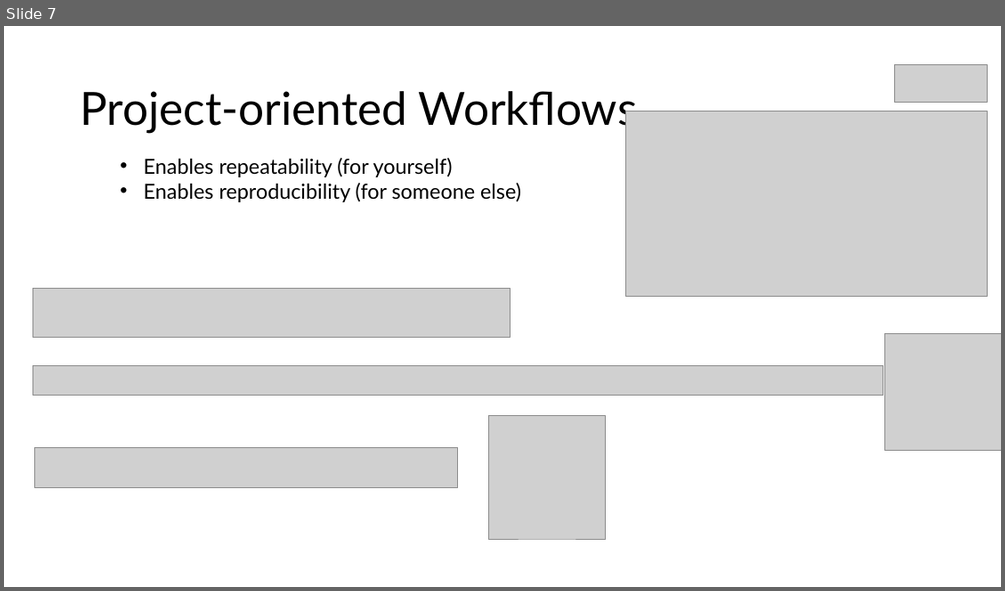
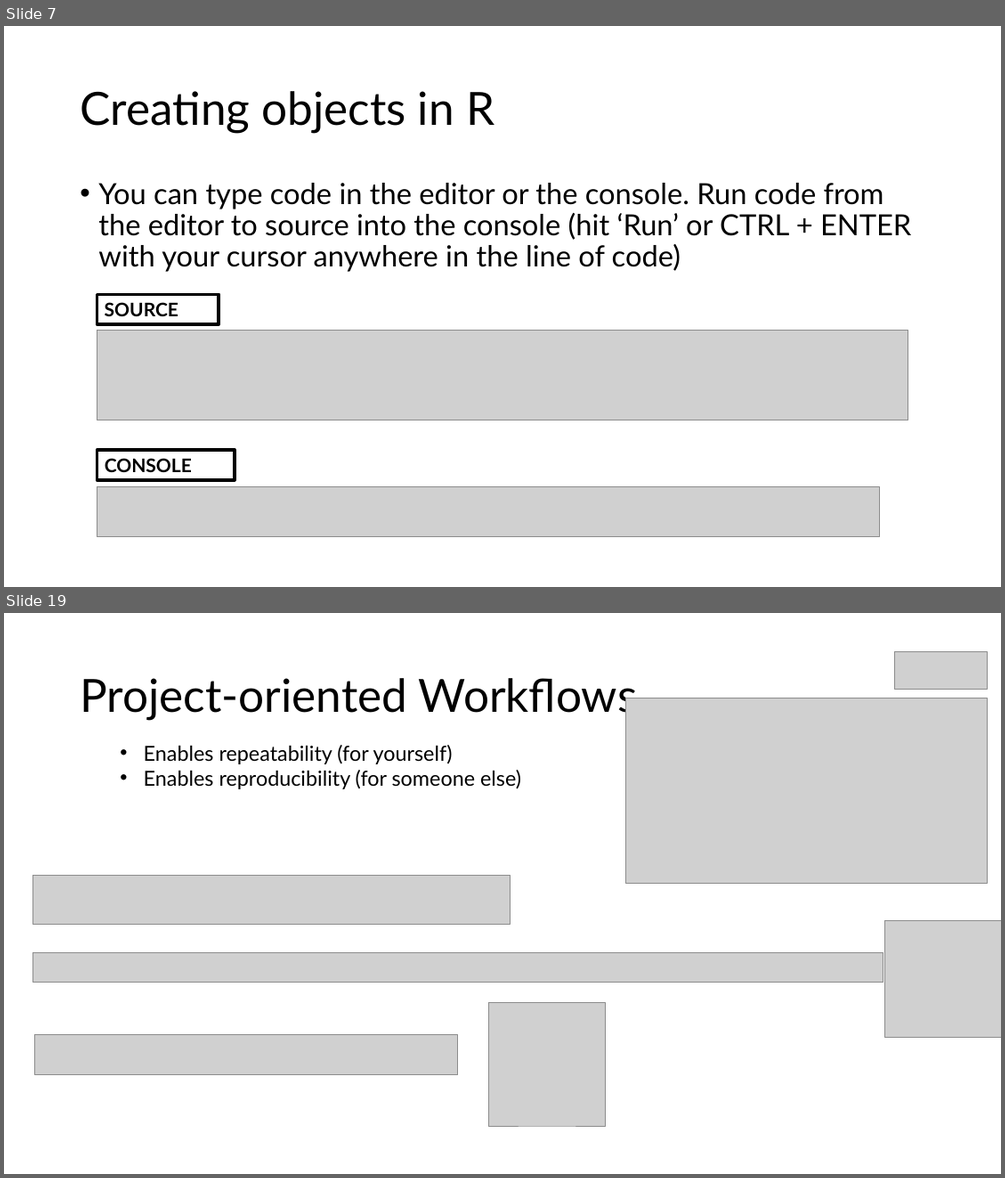
Before and after one commit to wwoelmer/BOPRC_1_R_Fundamentals, a slide deck: Introduction to R Workshop 1.pptx. Shown one above the other, each under a label of ours: slide 7 before the commit, slides 7 and 19 after it; the slides between them are not shown. The pictures are 1005x591 and 1005x1178 pixels, drawn with LibreOffice and Linux fonts; fonts in the diff are those of the drawing; grey boxes stand for pictures. Boxes give left, top, right and bottom in pixels: in the first picture for what was removed or moved away, otherwise in the second. Text is boxed around its words. In the diff, an @@ line names an element or a change of style, - is before the commit and + after.

```diff
--- a/Introduction to R Workshop 1.pptx
+++ b/Introduction to R Workshop 1.pptx
@@ slide 7 added at [4,26,1001,587], background #FFFFFF @@
@@ title added at [80,91,494,133], 44 pt, text #000000 @@
+Creating objects in R
@@ text added at [98,183,911,272], 28 pt, text #000000 @@
+• You can type code in the editor or the console. Run code from the editor to source into the console (hit ‘Run’ or CTRL + ENTER with your cursor anywhere in the line of code)
@@ rectangle added at [97,295,218,324], outline #000000 3 pt, 18 pt, text #000000, bold @@
+SOURCE
@@ picture added at [97,329,908,420] @@
@@ rectangle added at [97,450,235,480], fill #FFFFFF, outline #000000 3 pt, 18 pt, text #000000, bold @@
+CONSOLE
@@ picture added at [97,487,879,537] @@
@@ what was slide 7 is now slide 19 @@
```
Also in this commit, not shown: 5 slides changed, 16 other slides added, 9 slides removed.
